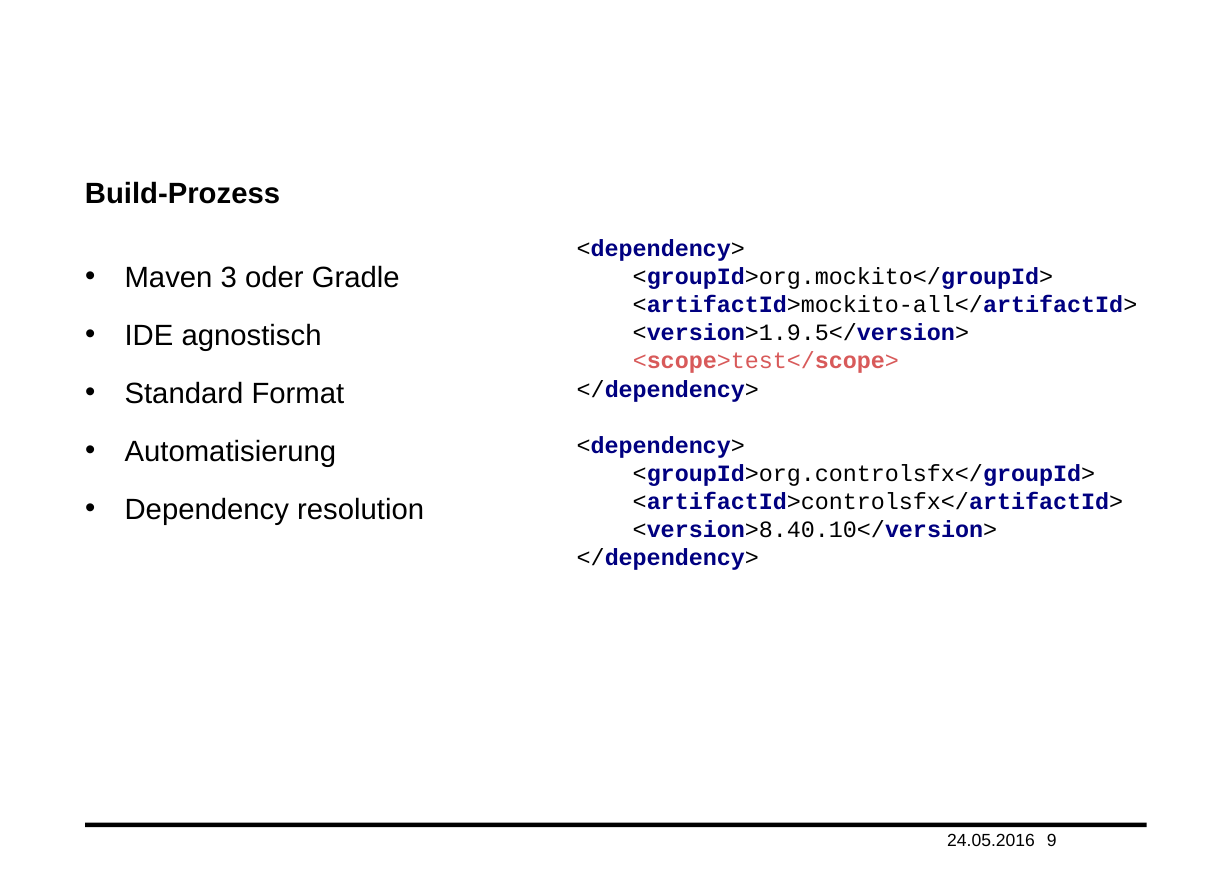
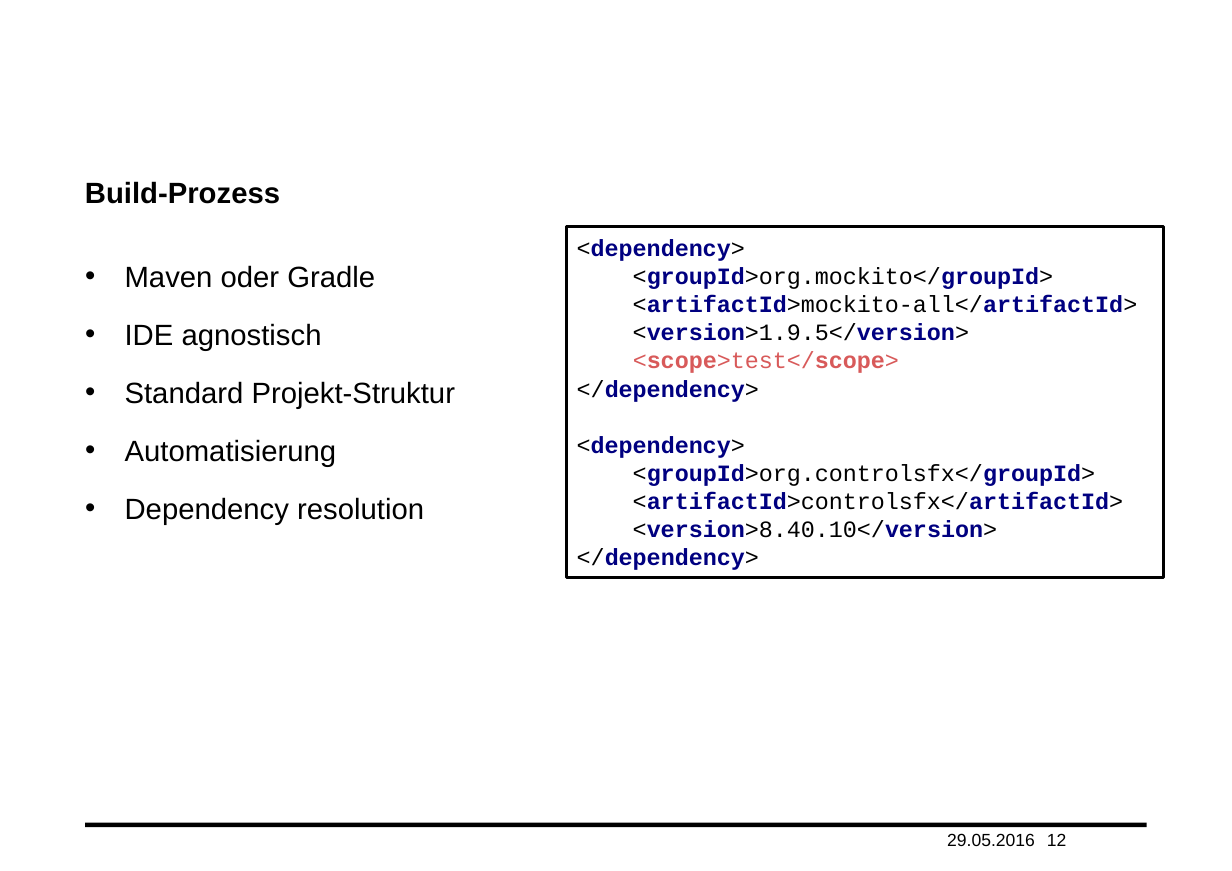
Before and after one commit to haisi/oop2Project, a slide deck: slide 12 of presentation.pptx (slide 9 before the commit). Drawn at 1232x871 pixels with LibreOffice and Linux fonts; fonts in the diff are those of the drawing; background and template pictures are left out. Boxes give left, top, right and bottom in pixels: in the first picture for what was removed or moved away, otherwise in the second. Text is boxed around its words. In the diff, an @@ line names an element or a change of style, - is before the commit and + after.

```diff
--- a/presentation.pptx
+++ b/presentation.pptx
@@ rectangle "<dependency> <groupId>org.mockito</groupId> <artifactId>mock ...": place and size @@
-rectangle "<dependency> <groupId>org.mockito</groupId> <artifactId>mock ..." at <box>577,239,1138,570</box>
+rectangle "<dependency> <groupId>org.mockito</groupId> <artifactId>mock ..." at <box>566,227,1163,578</box>
@@ rectangle "<dependency> <groupId>org.mockito</groupId> <artifactId>mock ..." at <box>566,227,1163,578</box>: outline none to #000000 2 pt @@
@@ text at <box>125,265,375,288</box>: text changed @@
-• Maven 3 oder Gradle
+• Maven oder Gradle
@@ text at <box>125,381,455,409</box>: text changed @@
-• Standard Format
+• Standard Projekt-Struktur
@@ text at <box>947,833,1035,846</box>: text changed @@
-24.05.2016
+29.05.2016
@@ page number at <box>1047,833,1066,846</box>: text changed @@
-9
+12
```
Also in this commit, not shown: 8 other slides changed, 3 slides added.
